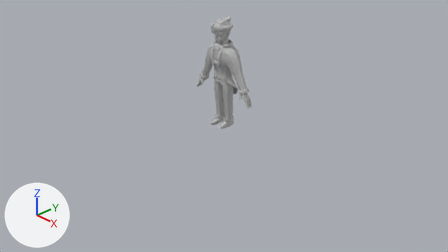
One commit to the Blender file Documentacao/Modelos/Personagens/PersonagensAdao/what.blend: the scene before it, then after it.
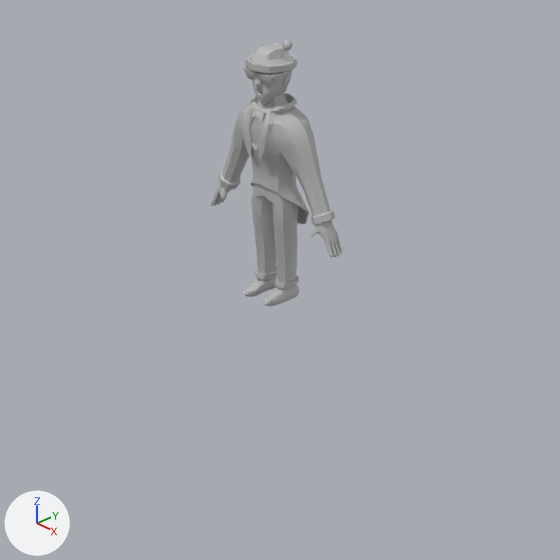
There are two pictures of each version: one from the file's camera 'Camera', one close up on the part from 24% to 77% of the width and 0% to 93% of the height. Lighting does not change. The marker at lower left points along +X, +Y and +Z.

Script lines for the objects in view, before the commit:
```python
mat_material = principled_material('Material')
mat_material.base_color = (0.5, 0.5, 0.5)  # grey #bcbcbc
me_cube = bpy.data.meshes.new('Cube')
me_cube.from_pydata(...)  # 2008 vertices, 2006 faces; spans x -0.66..0.66, y -0.22..0.24, z -0.02..1.99
me_cube.polygons.foreach_set('use_smooth', [True] * 2006)
me_cube.materials.append(mat_material)  # grey #bcbcbc
ob_cube = bpy.data.objects.new('Cube', me_cube)
ob_cube.location = (0.0, 0.0, 0.0)
```
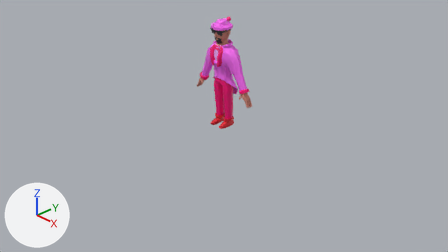
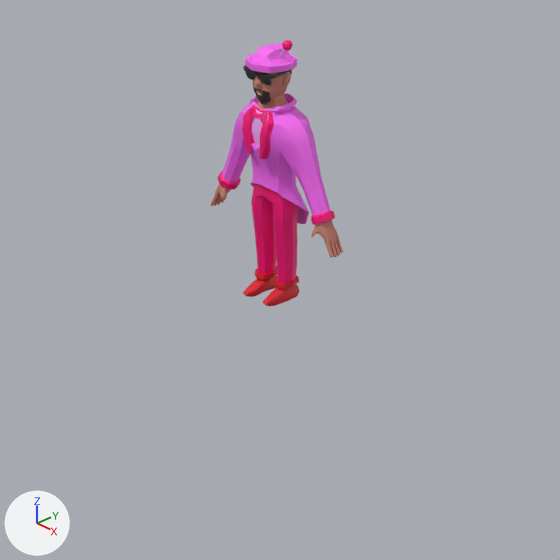
Patch to the scene script:
```diff
--- a/Documentacao/Modelos/Personagens/PersonagensAdao/what.blend.py
+++ b/Documentacao/Modelos/Personagens/PersonagensAdao/what.blend.py
@@ img_doceiro @@
+img_doceiro = load_image('Doceiro', '../Lucas Texturas/Doceiro textura.png', 1024, 1024, 'sRGB')
@@ mat_material @@
 mat_material = principled_material('Material')
-mat_material.base_color = (0.5, 0.5, 0.5)  # grey #bcbcbc
+mat_material.texture = img_doceiro
```

Changed parts and their boxes [x1, y1, x2, y2] in the close-ups (560 x 560 px):
'Cube', surface changed (grey to pink): [211, 40, 343, 306] in both
